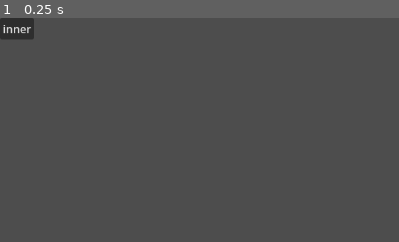
Above: before the commit, frame 1.
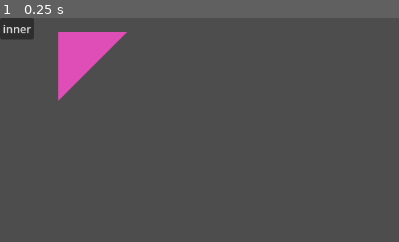
Above: after the commit, the same moment.

Repository: DevinBayly/shape-builder
Game: Godot game, scene res://node_2d.tscn
The game is run twice, just before and just after one commit, with the same random seed, the same clock (stepped at 60 frames per second) and the same inputs. The project has no main scene, so this scene is started directly. The engine's default icon, where the game draws it, is replaced by a stand-in: a white triangle on a blue panel in a dark square.
Inputs:
- Up to frame 1 (0.25 s): no input
The pictures show only the part of the screen within x 0-50%, y 0-50%; the shares and areas given below are measured in that part.

The runs differ from the first frame. In frame 1, 2.7% of the frame differs, in the area x 14-32%, y 6-38%.

Commit message:
added colored geometry

Diff:
--- a/node_2d.gd
+++ b/node_2d.gd
@@ -2,11 +2,36 @@
 var vert = preload("res://vertex.tscn")
 @onready var poly: Polygon2D = $Polygon2D
 @onready var innerButton: Button = $Button
+@onready var m: MeshInstance2D = $MeshInstance2D
 var viewsize
 func _ready() -> void:
-	print(poly.texture.get_size())
-	viewsize = get_viewport_rect().size
 
+	var vertices = PackedVector2Array()
+	vertices.push_back(Vector2(0, 100))
+	vertices.push_back(Vector2(100, 0))
+	vertices.push_back(Vector2(0, 0))
+
+	# Initialize the ArrayMesh.
+	var arr_mesh = ArrayMesh.new()
+	var arrays = []
+	arrays.resize(Mesh.ARRAY_MAX)
+	print(arrays.size())
+	arrays[Mesh.ARRAY_VERTEX] = vertices
+	var uvs = PackedVector2Array()
+	uvs.push_back(Vector2(0, 1))
+	uvs.push_back(Vector2(1, 0))
+	uvs.push_back(Vector2(0, 0))
+	arrays[Mesh.ARRAY_TEX_UV] = uvs
+
+
+	# Create the Mesh.
+	arr_mesh.add_surface_from_arrays(Mesh.PRIMITIVE_TRIANGLES, arrays)
+
+
+	m.mesh = arr_mesh
+	# make a new material from scratch
+
+	m.modulate = Color(randf(),randf(),randf())
 
 
 var prev: Node2D = null
--- a/node_2d.tscn
+++ b/node_2d.tscn
@@ -1,18 +1,15 @@
 [gd_scene format=3 uid="uid://b2ejqxv8kaafr"]
 
 [ext_resource type="Script" uid="uid://bd0e3jl0vi8uv" path="res://node_2d.gd" id="1_wtcfe"]
-[ext_resource type="Texture2D" uid="uid://cc8leqm7xlfdd" path="res://icon.svg" id="2_0e48y"]
 
 [node name="Node2D" type="Node2D" unique_id=1793098875]
 script = ExtResource("1_wtcfe")
-
-[node name="Polygon2D" type="Polygon2D" parent="." unique_id=462235959]
-texture = ExtResource("2_0e48y")
-polygon = PackedVector2Array(0, 0, 0, 32.000004, 0, 128, 88.00006, 128)
-uv = PackedVector2Array(0, 0, 0, 0, 0, 1, 1, 1)
 
 [node name="Button" type="Button" parent="." unique_id=2074719527]
 offset_right = 8.0
 offset_bottom = 8.0
 toggle_mode = true
 text = "inner"
+
+[node name="MeshInstance2D" type="MeshInstance2D" parent="." unique_id=1132040450]
+position = Vector2(84, 20)
